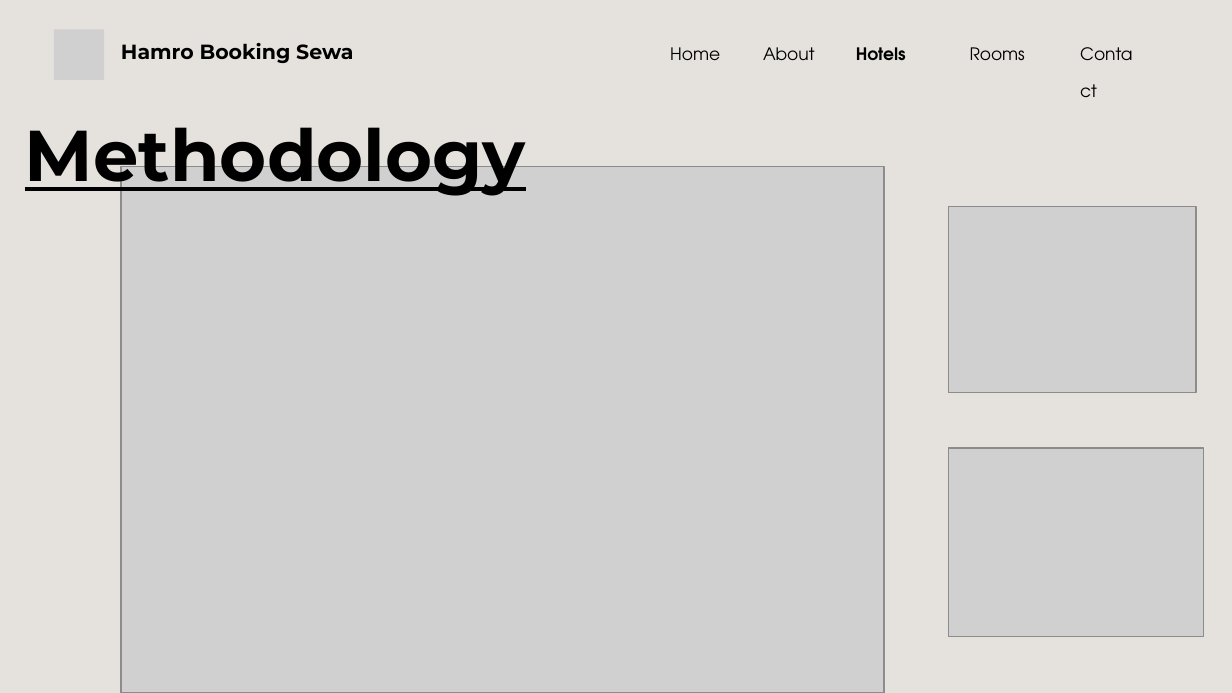
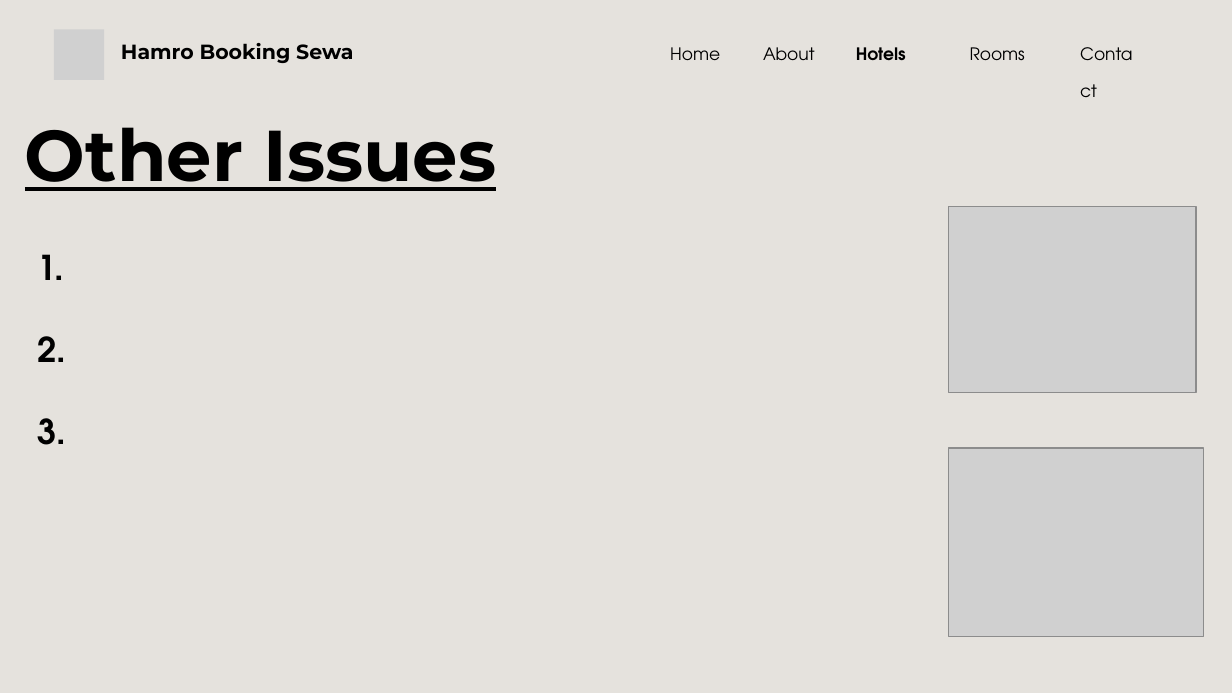
Before and after one commit to lgic-project/Hamro-booking-sewa-frontend, a slide deck: slide 6 of Documentation/Mid Term/MidTerm.Presentation.pptx (slide 5 before the commit). Drawn at 1232x693 pixels with LibreOffice and Linux fonts; fonts in the diff are those of the drawing; grey boxes stand for pictures. Boxes give left, top, right and bottom in pixels: in the first picture for what was removed or moved away, otherwise in the second. Text is boxed around its words. In the diff, an @@ line names an element or a change of style, - is before the commit and + after.

```diff
--- a/Documentation/Mid Term/MidTerm.Presentation.pptx
+++ b/Documentation/Mid Term/MidTerm.Presentation.pptx
@@ text at [25,127,497,191]: text changed @@
-Methodology
+Other Issues
@@ picture removed at [121,166,883,693] @@
@@ text added at [37,254,66,445], 20 pt, text #000000, bold @@
+1.
+2.
+3.
```
Also in this commit, not shown: 3 other slides changed, 1 slide removed, 1 other file.
